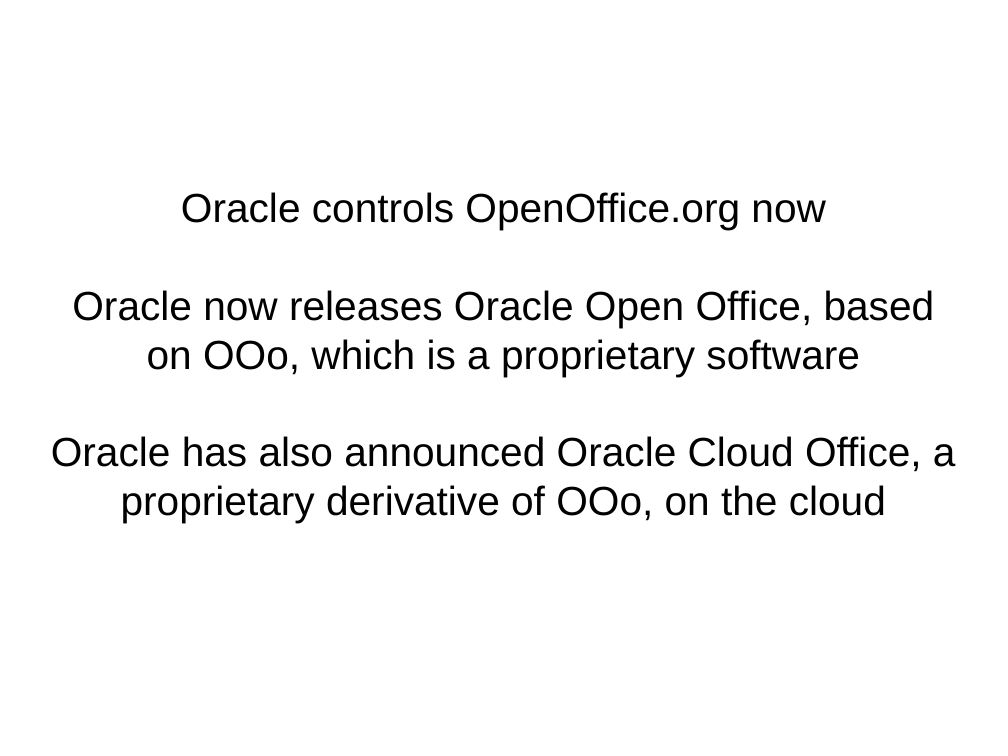
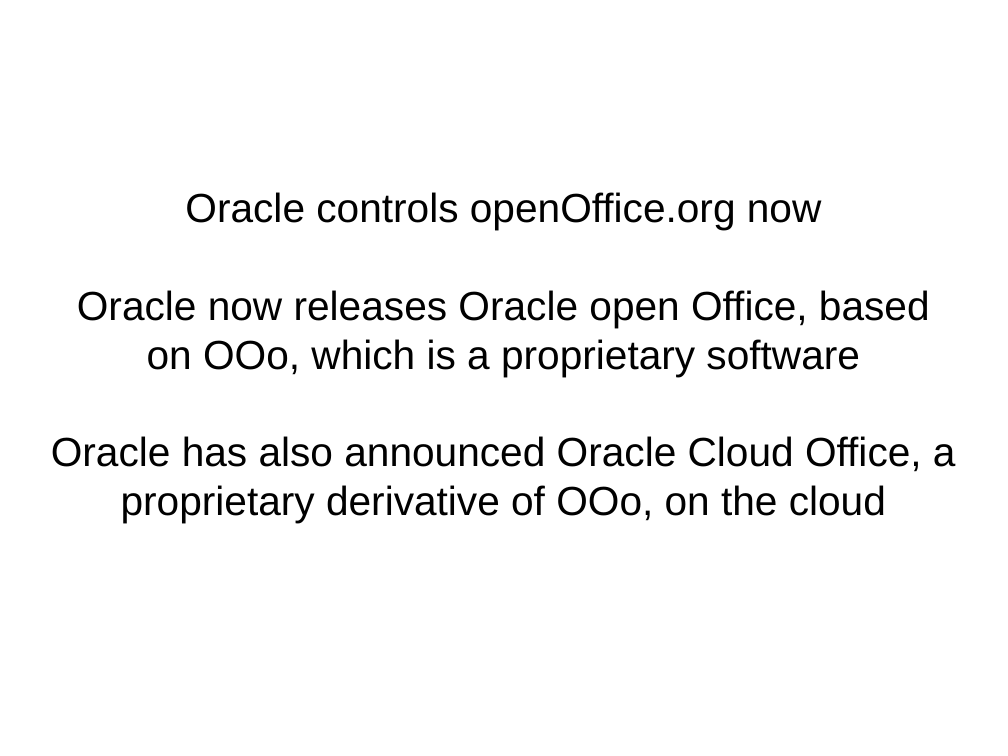
Before and after one commit to rebahozkoc/libreofficepythonmacros, a slide deck: slide 20 of impress_example.odp. Drawn at 1008x756 pixels with LibreOffice and Linux fonts; fonts in the diff are those of the drawing. Boxes give left, top, right and bottom in pixels: in the first picture for what was removed or moved away, otherwise in the second. Text is boxed around its words. In the diff, an @@ line names an element or a change of style, - is before the commit and + after.

```diff
--- a/impress_example.odp
+++ b/impress_example.odp
@@ subtitle at (x1=77, y1=192, x2=930, y2=376): text changed @@
-Oracle controls OpenOffice.org now
-Oracle now releases Oracle Open Office, based on OOo, which is a proprietary software
+Oracle controls openOffice.org now
+Oracle now releases Oracle open Office, based on OOo, which is a proprietary software
```
Also in this commit, not shown: 12 other slides changed, 5 other files.
